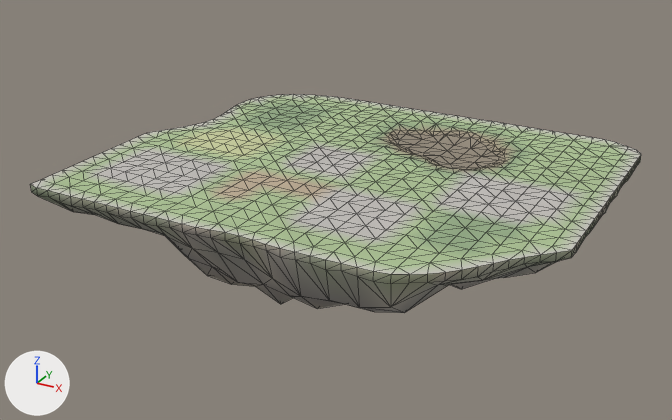
What one commit did to the glTF model godot_project/remake/sky/islands/SKY-091.rock.glb.
One viewpoint serves both versions: a 50 mm lens placed at (83.8, -163.4, 70.4), pointed at (-5.7, -0.6, -11.0). Every picture has the same lights, and +X, +Y and +Z are marked at lower left. The picture after the commit comes second. Mesh edges are drawn as thin lines.

Names of what the first picture shows: 'deck-col', 'rock'.
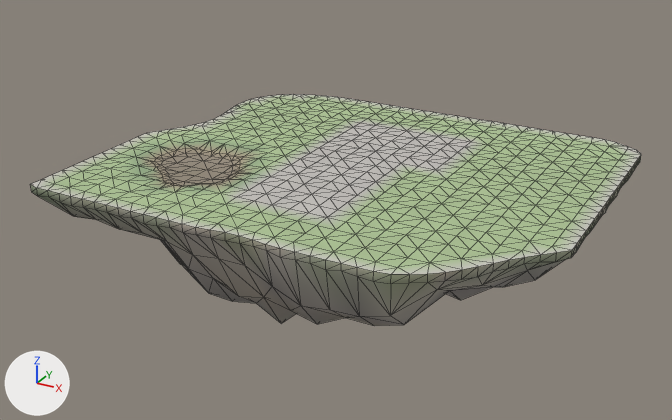
The change, as a list of edits to the scene's bpy script:
```text
Change me_deck_col:
    used by ob_deck_col; location = (0.0, 0.0, 0.0)
    remove me_deck_col.from_pydata(...)  # 649 vertices, 1181 faces; spans x -53.4..50.0, y -41.7..41.6, z -1.5..0.0
    add me_deck_col.from_pydata(...)  # 637 vertices, 1157 faces; spans x -53.4..50.0, y -41.7..41.6, z -1.5..0.0
    me_deck_col part 1: 15 vertices moved from x 2.6..26.6, y 9.5..25.6, z -1.5..-0.1 to x 2.6..26.6, y 9.6..25.6, z 0.0; 94 vertices removed from x -5.4..25.0, y 9.4..33.6, z -1.5..-0.1; 30 vertices added at x -5.4..22.6, y 9.6..33.6, z 0.0
    me_deck_col part 2: 7 vertices moved from x -37.4..-29.4, y -26.4..-6.4, z 0.0 to x -37.4..-29.4, y -26.2..-6.0, z -1.5..-0.5; 23 vertices removed from x -41.4..-21.4, y -26.4..-6.4, z 0.0; 75 vertices added at x -42.2..-20.4, y -26.4..-6.2, z -1.5..-0.2
    me_deck_col part 3: 274 kept faces spanning x -49.4..46.6, y -34.4..33.6, z -0.8..0.0 get new vertex colours
Change me_rock:
    used by ob_rock; location = (0.0, 0.0, 0.0)
    remove me_rock.from_pydata(...)  # 425 vertices, 733 faces; spans x -53.4..50.0, y -41.7..41.6, z -23.9..0.0
    add me_rock.from_pydata(...)  # 425 vertices, 733 faces; spans x -53.4..50.0, y -41.7..41.6, z -28.6..0.0
    me_rock part 4: 195 of 425 vertices moved; they spanned x -47.4..42.6, y -36.4..35.6, z -23.9..-5.1 and now span x -47.4..42.6, y -36.4..35.6, z -28.6..-5.8; mean shift (0.0, 0.0, -2.3); largest move (-23.4, -18.4, -23.9) -> (-23.4, -18.4, -28.6)
```

What differs and where, as boxes [x1, y1, x2, y2] in the pictures (672 x 420 px; the box of a moved part takes in the faces that stretch with it):
'rock', reshaped (8% taller): before [30, 156, 641, 313]; after [30, 156, 641, 326]
part 1 of me_deck_col, built on: before [361, 121, 540, 180]; after [369, 119, 540, 180]
part 2 of me_deck_col, cut back: before [124, 140, 268, 196]; after [128, 140, 268, 193]
part 3 of me_deck_col, recoloured: [85, 101, 587, 256] in both
part 4 of me_rock, moved or reshaped: before [41, 196, 616, 313]; after [41, 196, 616, 326]
